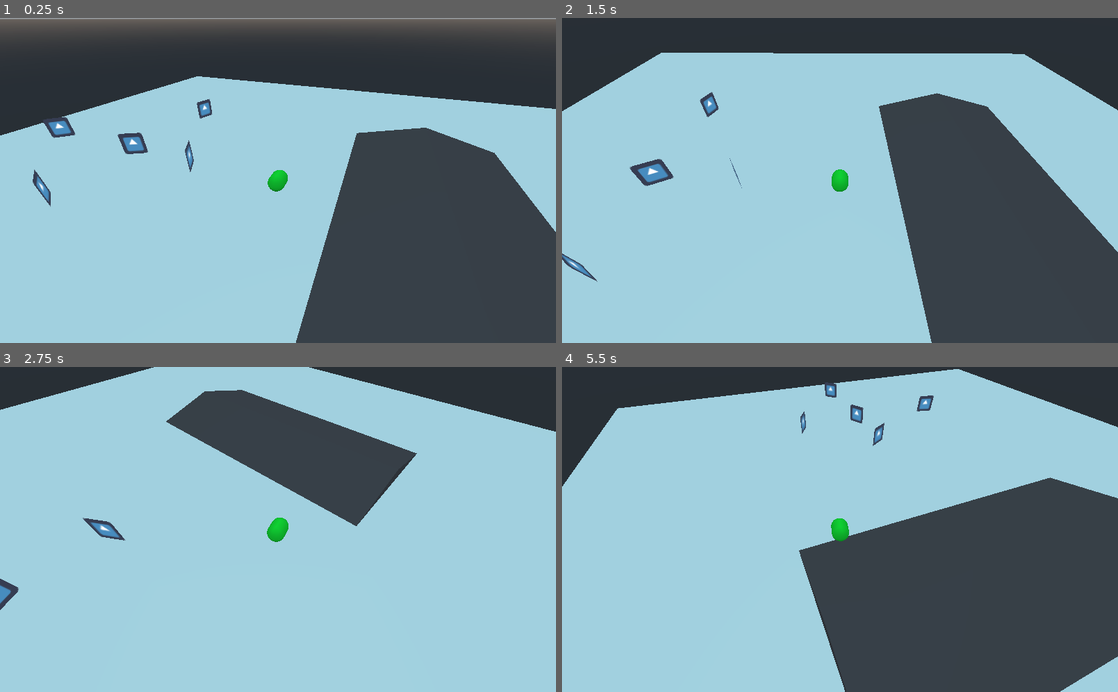
Above: before the commit, frames 1-4 (two rows, left to right).
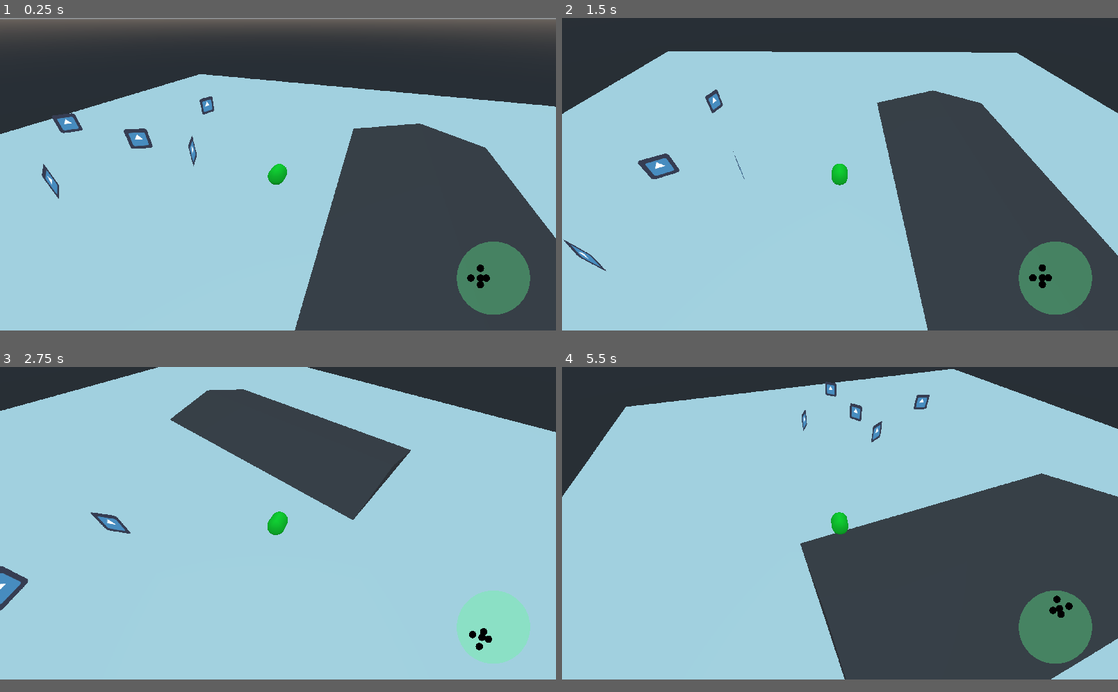
Above: after the commit, the same moments.

Repository: anthonyfinch/ld49
Game: Godot game, scene res://src/levels/Level1.tscn
Same seed, same stepped clock (60 frames per second), same inputs: the game is played once before the commit and once after it. This scene is started directly instead of the project's main scene. The engine's default icon, where the game draws it, is replaced by a stand-in: a white triangle on a blue panel in a dark square.
Inputs:
- Up to frame 1 (0.25 s): no input
- Up to frame 2 (1.5 s): hold D (steer_right) 0.53-1.28 s; hold S (brake) from 1.28 s (still down)
- Up to frame 3 (2.75 s): release S (brake) at 2.03 s; hold D (steer_right) from 2.03 s (still down)
- Up to frame 4 (5.5 s): release D (steer_right) at 2.78 s; hold W (accelerate) 2.78-3.53 s; hold A (steer_left) 3.53-5.03 s; hold S (brake) from 5.03 s (still down)
In our replay, the window is 800x468 before the commit and 800x450 after it. These sizes can differ from the game's own. Grey fills any space a smaller window leaves; there, only what the larger window draws over its background counts as a difference.

The runs differ from the first frame. In frame 1, 7.4% of the frame differs, in the area x 0-100%, y 17-100%; in frame 2, 5.8%; in frame 3, 4.3%; in frame 4, 6.7%.

Commit message:
adds radar to show people (and basic gamestate)

Diff:
--- a/project.godot
+++ b/project.godot
@@ -23,6 +23,13 @@
 config/name="ld49"
 run/main_scene="res://Main.tscn"
 config/icon="res://icon.png"
+
+[display]
+
+window/size/width=1920
+window/size/height=1080
+window/stretch/mode="2d"
+window/stretch/aspect="keep_height"
 
 [input]
 
--- /dev/null
+++ b/src/GameState.gd
@@ -0,0 +1,4 @@
+extends Resource
+
+var player = null
+var people = null
--- /dev/null
+++ b/src/GameState.tres
@@ -0,0 +1,6 @@
+[gd_resource type="Resource" load_steps=2 format=2]
+
+[ext_resource path="res://src/GameState.gd" type="Script" id=1]
+
+[resource]
+script = ExtResource( 1 )
--- /dev/null
+++ b/src/Radar.gd
@@ -0,0 +1,43 @@
+extends Control
+
+export (Color) var bg_color
+export (Color) var person_color
+export (float) var scale = 1.0
+
+var _state = preload("res://src/GameState.tres")
+var _people = []
+var _center = Vector2.ZERO
+var _radius = 0.0
+var _person_radius = 0.0
+
+
+func _ready():
+	 rect_pivot_offset = rect_size / 2
+	 _center = rect_size / 2
+	 _radius = min(_center.x, _center.y)
+	 _person_radius = _radius / 10
+
+
+func _process(_delta):
+	var people = _state.people
+	var player = _state.player
+
+	if player:
+		rect_rotation = player.mesh.rotation_degrees.y
+
+	_people = []
+	if people and player:
+		for person in people.get_children():
+			var diff3 = person.global_transform.origin - player.body.global_transform.origin
+			var diff = (Vector2(diff3.x, diff3.z) * scale).clamped(_radius)
+			_people.push_back(diff)
+
+	update()
+
+
+func _draw():
+	# background circle
+	draw_circle(_center, _radius, bg_color)
+
+	for person in _people:
+		draw_circle(_center + person, _person_radius, person_color)
--- a/src/levels/Level1.tscn
+++ b/src/levels/Level1.tscn
@@ -1,76 +1,119 @@
-[gd_scene load_steps=10 format=2]
+[gd_scene load_steps=13 format=2]
 
 [ext_resource path="res://src/supervehicle/SuperVehicle.tscn" type="PackedScene" id=1]
 [ext_resource path="res://src/Camera.gd" type="Script" id=2]
 [ext_resource path="res://src/people/Person.tscn" type="PackedScene" id=3]
+[ext_resource path="res://src/Radar.gd" type="Script" id=4]
+[ext_resource path="res://src/people/People.gd" type="Script" id=5]
 
-[sub_resource type="PlaneMesh" id=1]
+[sub_resource type="ViewportTexture" id=1]
+viewport_path = NodePath("TextureRect/Viewport")
+
+[sub_resource type="PlaneMesh" id=2]
 size = Vector2( 100, 100 )
 
-[sub_resource type="SpatialMaterial" id=2]
+[sub_resource type="SpatialMaterial" id=3]
 albedo_color = Color( 0.992157, 1, 0.952941, 1 )
 
-[sub_resource type="BoxShape" id=3]
+[sub_resource type="BoxShape" id=4]
 extents = Vector3( 50, 50, 50 )
 
-[sub_resource type="PrismMesh" id=4]
+[sub_resource type="PrismMesh" id=5]
 size = Vector3( 40, 5, 40 )
 
-[sub_resource type="SpatialMaterial" id=5]
+[sub_resource type="SpatialMaterial" id=6]
 albedo_color = Color( 0.337255, 0.305882, 0.305882, 1 )
 
-[sub_resource type="ConcavePolygonShape" id=6]
+[sub_resource type="ConcavePolygonShape" id=7]
 data = PoolVector3Array( 0, 2.5, 20, 20, -2.5, 20, -20, -2.5, 20, 0, 2.5, -20, -20, -2.5, -20, 20, -2.5, -20, 0, 2.5, 2 …(246 unchanged characters)…
 
-[node name="Level1" type="Spatial"]
+[node name="Control" type="Control"]
+anchor_right = 1.0
+anchor_bottom = 1.0
+__meta__ = {
+"_edit_use_anchors_": false
+}
 
-[node name="Floor" type="Spatial" parent="."]
+[node name="TextureRect" type="TextureRect" parent="."]
+anchor_right = 1.0
+anchor_bottom = 1.0
+margin_left = -1.0
+margin_right = -1.0
+texture = SubResource( 1 )
+flip_v = true
+__meta__ = {
+"_edit_use_anchors_": false
+}
 
-[node name="MeshInstance" type="MeshInstance" parent="Floor"]
-mesh = SubResource( 1 )
-material/0 = SubResource( 2 )
+[node name="Viewport" type="Viewport" parent="TextureRect"]
+size = Vector2( 1920, 1080 )
 
-[node name="StaticBody" type="StaticBody" parent="Floor/MeshInstance"]
+[node name="Level1" type="Spatial" parent="TextureRect/Viewport"]
+
+[node name="Floor" type="Spatial" parent="TextureRect/Viewport/Level1"]
+
+[node name="MeshInstance" type="MeshInstance" parent="TextureRect/Viewport/Level1/Floor"]
+mesh = SubResource( 2 )
+material/0 = SubResource( 3 )
+
+[node name="StaticBody" type="StaticBody" parent="TextureRect/Viewport/Level1/Floor/MeshInstance"]
 transform = Transform( 1, 0, 0, 0, 1, 0, 0, 0, 1, 0, -50, 0 )
 collision_mask = 0
 
-[node name="CollisionShape" type="CollisionShape" parent="Floor/MeshInstance/StaticBody"]
-shape = SubResource( 3 )
+[node name="CollisionShape" type="CollisionShape" parent="TextureRect/Viewport/Level1/Floor/MeshInstance/StaticBody"]
+shape = SubResource( 4 )
 
-[node name="SuperVehicle" parent="." instance=ExtResource( 1 )]
+[node name="SuperVehicle" parent="TextureRect/Viewport/Level1" instance=ExtResource( 1 )]
 
-[node name="Camera" type="Camera" parent="."]
+[node name="Camera" type="Camera" parent="TextureRect/Viewport/Level1"]
 transform = Transform( 0.650127, -0.383977, 0.655665, 0, 0.862915, 0.505349, -0.759825, -0.328541, 0.561005, 17.7119, 11.4448, 21.5435 )
 current = true
 script = ExtResource( 2 )
 target_path = NodePath("../SuperVehicle/Mesh")
 offset = Vector3( 0, 20, 20 )
 
-[node name="Island" type="MeshInstance" parent="."]
+[node name="Island" type="MeshInstance" parent="TextureRect/Viewport/Level1"]
 transform = Transform( 1, 0, 0, 0, 1, 0, 0, 0, 1, 17, 0, 0 )
-mesh = SubResource( 4 )
-material/0 = SubResource( 5 )
+mesh = SubResource( 5 )
+material/0 = SubResource( 6 )
 
-[node name="StaticBody" type="StaticBody" parent="Island"]
+[node name="StaticBody" type="StaticBody" parent="TextureRect/Viewport/Level1/Island"]
 
-[node name="CollisionShape" type="CollisionShape" parent="Island/StaticBody"]
-shape = SubResource( 6 )
+[node name="CollisionShape" type="CollisionShape" parent="TextureRect/Viewport/Level1/Island/StaticBody"]
+shape = SubResource( 7 )
 
-[node name="People" type="Spatial" parent="."]
+[node name="People" type="Spatial" parent="TextureRect/Viewport/Level1"]
+script = ExtResource( 5 )
 
-[node name="Person1" parent="People" instance=ExtResource( 3 )]
+[node name="Person1" parent="TextureRect/Viewport/Level1/People" instance=ExtResource( 3 )]
 transform = Transform( 0.866025, 0, 0.5, 0, 1, 0, -0.5, 0, 0.866025, -22.5, 0.2, 0 )
 
-[node name="Person2" parent="People" instance=ExtResource( 3 )]
+[node name="Person2" parent="TextureRect/Viewport/Level1/People" instance=ExtResource( 3 )]
 transform = Transform( 0.5, 0, -0.866025, 0, 1, 0, 0.866025, 0, 0.5, -12.5, 0.2, 0 )
 
-[node name="Person3" parent="People" instance=ExtResource( 3 )]
+[node name="Person3" parent="TextureRect/Viewport/Level1/People" instance=ExtResource( 3 )]
 transform = Transform( 0.866025, 0, -0.5, 0, 1, 0, 0.5, 0, 0.866025, -22.5, 0.2, 11.5 )
 
-[node name="Person4" parent="People" instance=ExtResource( 3 )]
+[node name="Person4" parent="TextureRect/Viewport/Level1/People" instance=ExtResource( 3 )]
 transform = Transform( 0.258819, 0, 0.965926, 0, 1, 0, -0.965926, 0, 0.258819, -22.5, 0.2, -17 )
 
-[node name="Person5" parent="People" instance=ExtResource( 3 )]
+[node name="Person5" parent="TextureRect/Viewport/Level1/People" instance=ExtResource( 3 )]
 transform = Transform( 0.707107, 0, 0.707107, 0, 1, 0, -0.707107, 0, 0.707107, -39, 0.2, 0 )
 
-[editable path="SuperVehicle"]
+[node name="Radar" type="Control" parent="."]
+anchor_left = 1.0
+anchor_top = 1.0
+anchor_right = 1.0
+anchor_bottom = 1.0
+margin_left = -374.0
+margin_top = -308.0
+margin_right = -58.0
+margin_bottom = -54.0
+rect_rotation = 6.5
+rect_pivot_offset = Vector2( 158, 127 )
+script = ExtResource( 4 )
+__meta__ = {
+"_edit_use_anchors_": false
+}
+bg_color = Color( 0.376471, 1, 0.588235, 0.34902 )
+scale = 2.0
--- /dev/null
+++ b/src/people/People.gd
@@ -0,0 +1,7 @@
+extends Spatial
+
+var _state = preload("res://src/GameState.tres")
+
+
+func _ready():
+	_state.people = self
--- a/src/supervehicle/SuperVehicle.gd
+++ b/src/supervehicle/SuperVehicle.gd
@@ -13,8 +13,11 @@
 var speed_input = 0
 var rotate_input = 0
 
+var _state = preload("res://src/GameState.tres")
+
 
 func _ready():
+	_state.player = self
 	ray.add_exception(body)
 
 
